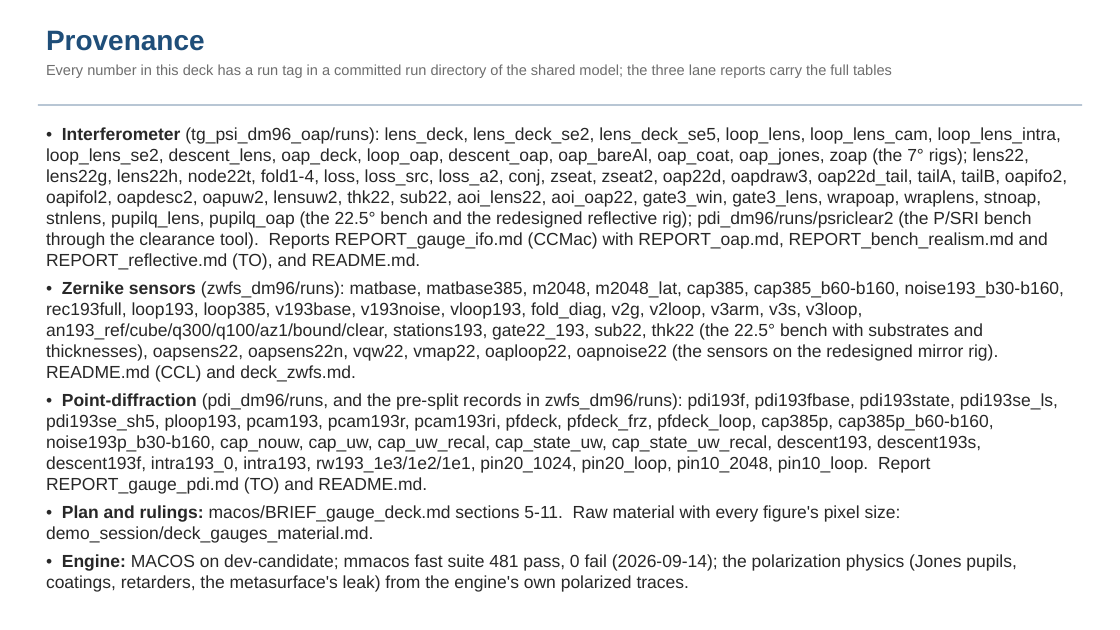
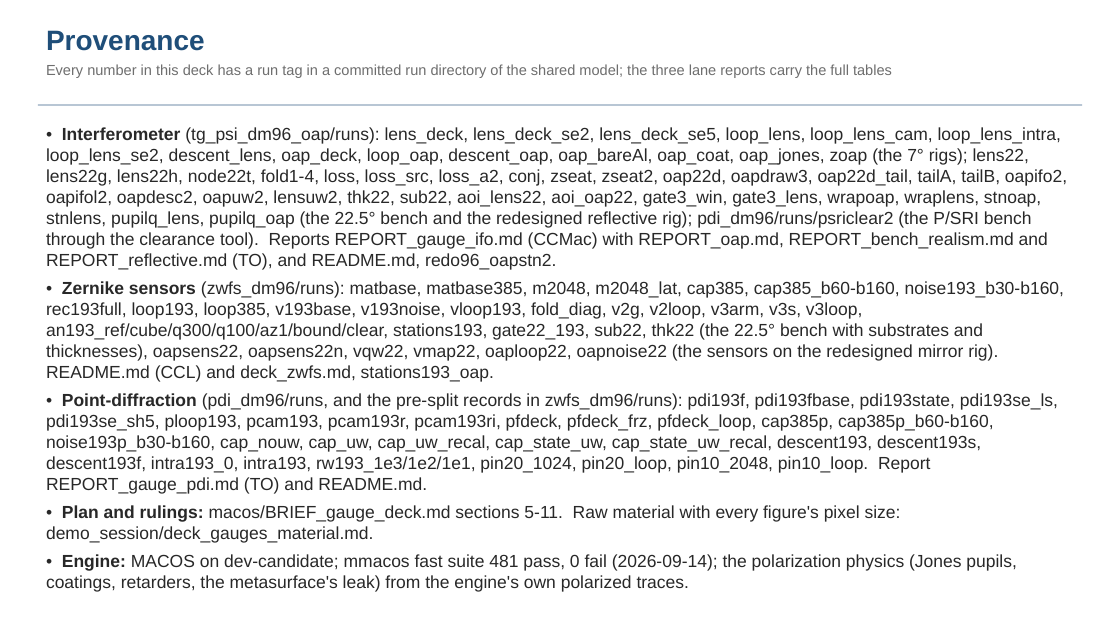
Before and after one commit to nasa-jpl/macos, a slide deck: slide 56 of demo_session/deck_gauges.pptx. Drawn at 1120x630 pixels with LibreOffice and Linux fonts; fonts in the diff are those of the drawing. Boxes give left, top, right and bottom in pixels: in the first picture for what was removed or moved away, otherwise in the second. Text is boxed around its words. In the diff, an @@ line names an element or a change of style, - is before the commit and + after.

```diff
--- a/demo_session/deck_gauges.pptx
+++ b/demo_session/deck_gauges.pptx
@@ text at (x1=46, y1=127, x2=1067, y2=382): text changed @@
-• Interferometer (tg_psi_dm96_oap/runs): lens_deck, lens_deck_se2, lens_deck_se5, loop_lens, loop_lens_cam, loop_lens_intra, loop_lens_se2, descent_lens, oap_deck, loop_oap, descent_oap, oap_bareAl, oap_coat, oap_jones, zoap (the 7° rigs); lens22, lens22g, lens22h, node22t, fold1-4, loss, loss_src, loss_a2, conj, zseat, zseat2, oap22d, oapdraw3, oap22d_tail, tailA, tailB, oapifo2, oapifol2, oapdesc2, oapuw2, lensuw2, thk22, sub22, aoi_lens22, aoi_oap22, gate3_win, gate3_lens, wrapoap, wraplens, stnoap, stnlens, pupilq_lens, pupilq_oap (the 22.5° bench and the redesigned reflective rig); pdi_dm96/runs/psriclear2 (the P/SRI bench through the clearance tool). Reports REPORT_gauge_ifo.md (CCMac) with REPORT_oap.md, REPORT_bench_realism.md and REPORT_reflective.md (TO), and README.md.
-• Zernike sensors (zwfs_dm96/runs): matbase, matbase385, m2048, m2048_lat, cap385, cap385_b60-b160, noise193_b30-b160, rec193full, loop193, loop385, v193base, v193noise, vloop193, fold_diag, v2g, v2loop, v3arm, v3s, v3loop, an193_ref/cube/q300/q100/az1/bound/clear, stations193, gate22_193, sub22, thk22 (the 22.5° bench with substrates and thicknesses), oapsens22, oapsens22n, vqw22, vmap22, oaploop22, oapnoise22 (the sensors on the redesigned mirror rig). README.md (CCL) and deck_zwfs.md.
+• Interferometer (tg_psi_dm96_oap/runs): lens_deck, lens_deck_se2, lens_deck_se5, loop_lens, loop_lens_cam, loop_lens_intra, loop_lens_se2, descent_lens, oap_deck, loop_oap, descent_oap, oap_bareAl, oap_coat, oap_jones, zoap (the 7° rigs); lens22, lens22g, lens22h, node22t, fold1-4, loss, loss_src, loss_a2, conj, zseat, zseat2, oap22d, oapdraw3, oap22d_tail, tailA, tailB, oapifo2, oapifol2, oapdesc2, oapuw2, lensuw2, thk22, sub22, aoi_lens22, aoi_oap22, gate3_win, gate3_lens, wrapoap, wraplens, stnoap, stnlens, pupilq_lens, pupilq_oap (the 22.5° bench and the redesigned reflective rig); pdi_dm96/runs/psriclear2 (the P/SRI bench through the clearance tool). Reports REPORT_gauge_ifo.md (CCMac) with REPORT_oap.md, REPORT_bench_realism.md and REPORT_reflective.md (TO), and README.md, redo96_oapstn2.
+• Zernike sensors (zwfs_dm96/runs): matbase, matbase385, m2048, m2048_lat, cap385, cap385_b60-b160, noise193_b30-b160, rec193full, loop193, loop385, v193base, v193noise, vloop193, fold_diag, v2g, v2loop, v3arm, v3s, v3loop, an193_ref/cube/q300/q100/az1/bound/clear, stations193, gate22_193, sub22, thk22 (the 22.5° bench with substrates and thicknesses), oapsens22, oapsens22n, vqw22, vmap22, oaploop22, oapnoise22 (the sensors on the redesigned mirror rig). README.md (CCL) and deck_zwfs.md, stations193_oap.
```
Also in this commit, not shown: 5 other slides changed, 14 other files.
